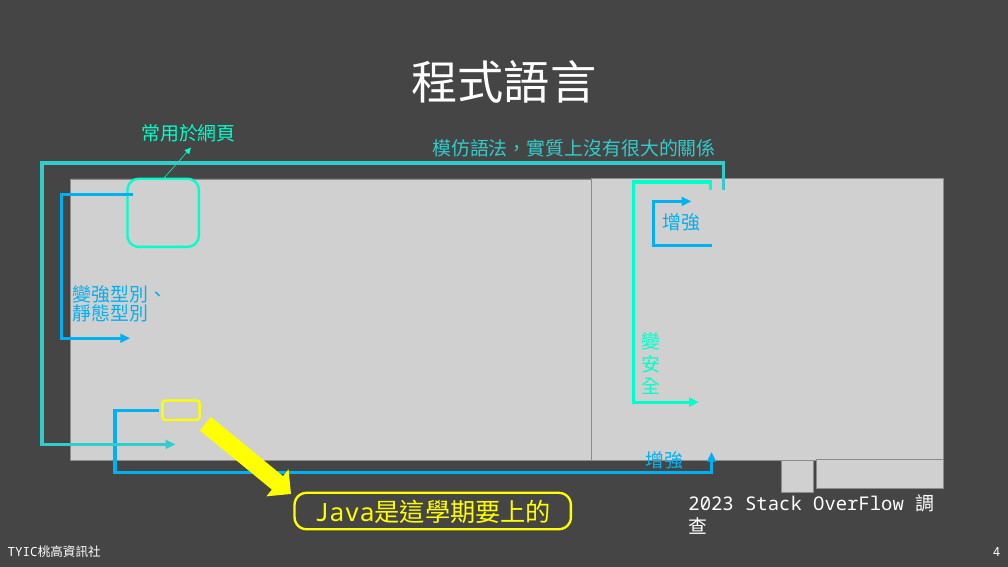
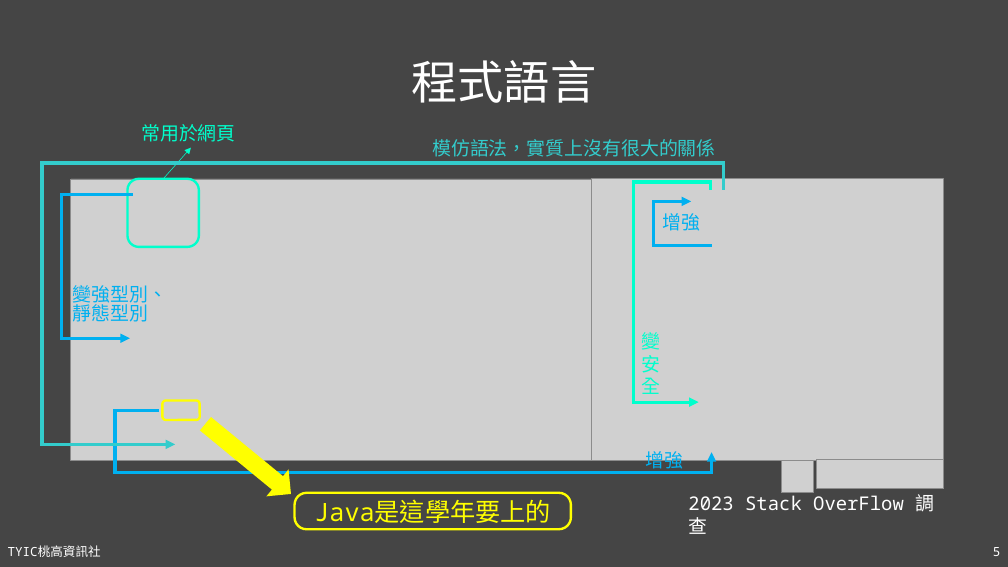
Before and after one commit to TYSHIC/slides, a slide deck: slide 5 of powerpoint/02_程式語言簡介.pptx (slide 4 before the commit). Drawn at 1008x567 pixels with LibreOffice and Linux fonts; fonts in the diff are those of the drawing; grey boxes stand for pictures. Boxes give left, top, right and bottom in pixels: in the first picture for what was removed or moved away, otherwise in the second. Text is boxed around its words. In the diff, an @@ line names an element or a change of style, - is before the commit and + after.

```diff
--- a/powerpoint/02_程式語言簡介.pptx
+++ b/powerpoint/02_程式語言簡介.pptx
@@ text in rounded rectangle at <box>314,500,551,523</box>: text changed @@
-Java是這學期要上的
+Java是這學年要上的
@@ page number at <box>993,547,1001,556</box>: text changed @@
-4
+5
```
Also in this commit, not shown: 1 other slide changed, 1 slide added, 5 other files.
